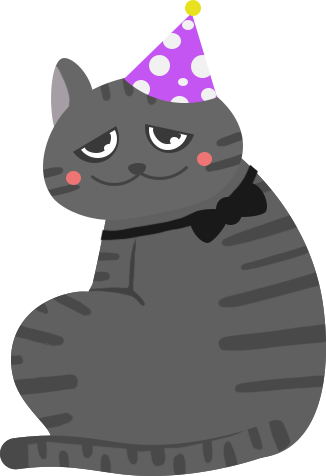
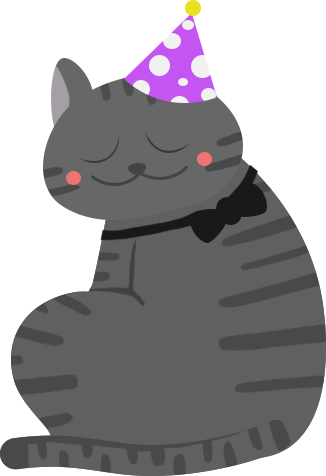
Layer changes from the first 326px x 476px image to the second:
showed "eyelids", painted on it over [73, 124, 194, 161]
